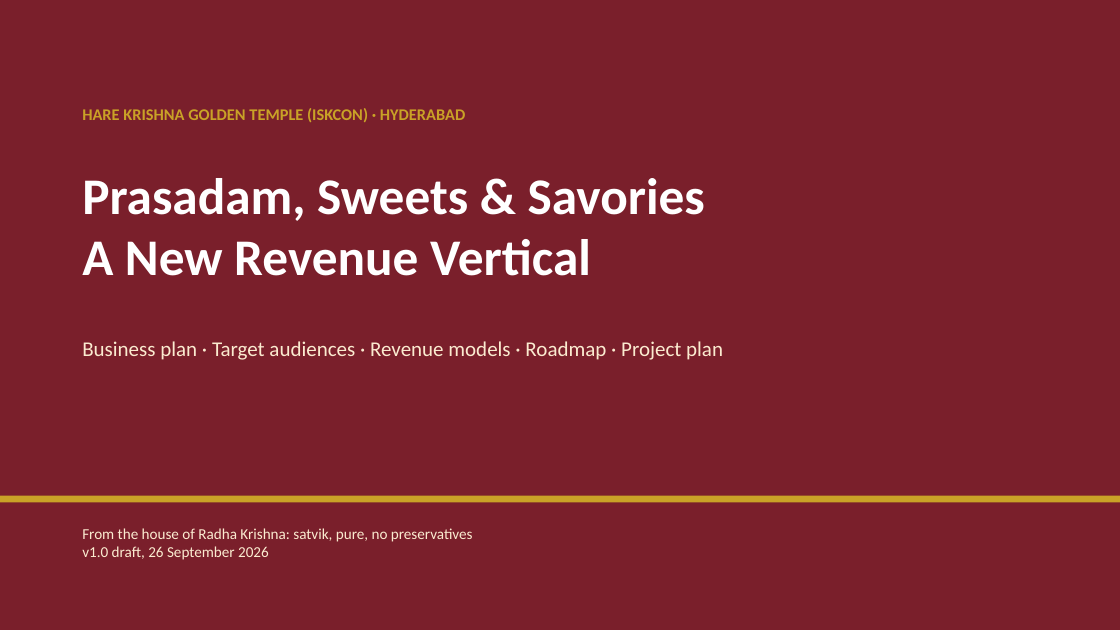
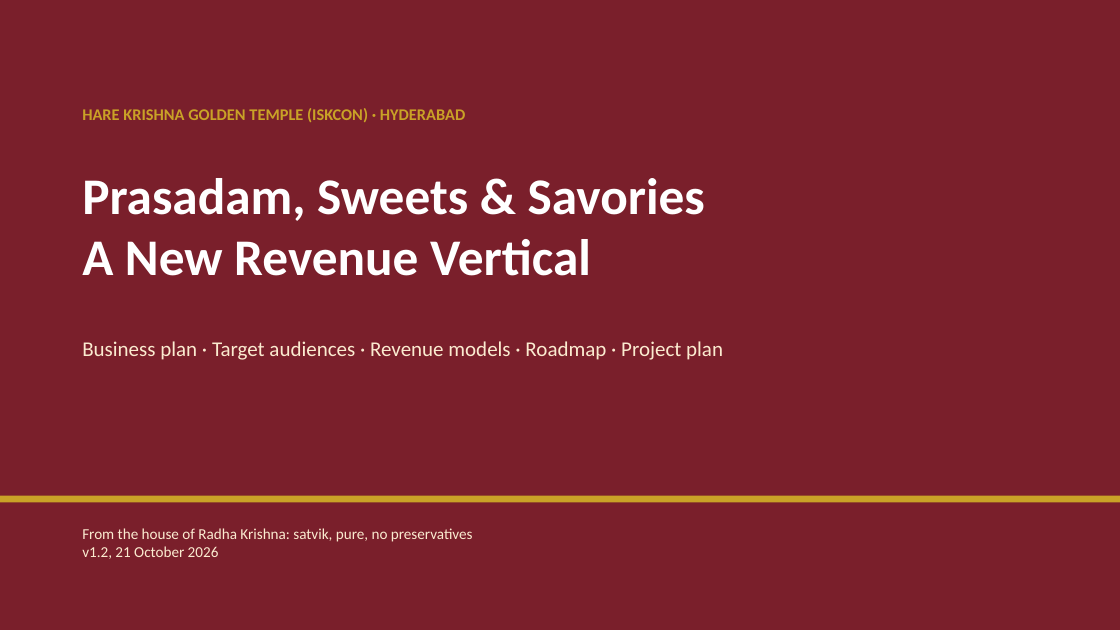
Before and after one commit to mkcdasa/YatraContentSeptember2026, a slide deck: slide 1 of business-plans/prasadam-vertical/02_Presentation.pptx. Drawn at 1120x630 pixels with LibreOffice and Linux fonts; fonts in the diff are those of the drawing. Boxes give left, top, right and bottom in pixels: in the first picture for what was removed or moved away, otherwise in the second. Text is boxed around its words. In the diff, an @@ line names an element or a change of style, - is before the commit and + after.

```diff
--- a/business-plans/prasadam-vertical/02_Presentation.pptx
+++ b/business-plans/prasadam-vertical/02_Presentation.pptx
@@ text at bbox=[82, 546, 219, 559]: text changed @@
-v1.0 draft, 26 September 2026
+v1.2, 21 October 2026
```
Also in this commit, not shown: 22 other files.
